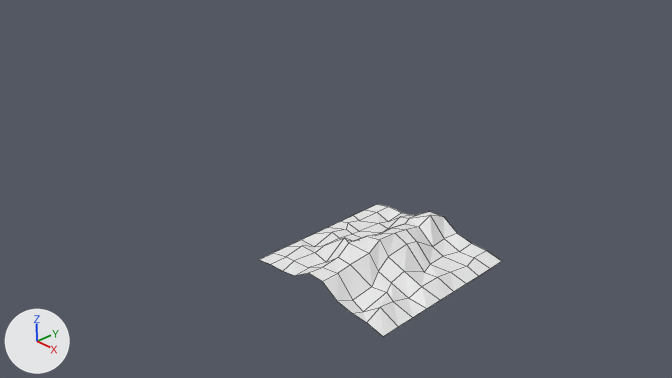
The Blender file Assets/Models/WallThick2.blend as it was, and as the next commit left it.
Rendered twice from the file's camera 'Camera'. Arrows for +X, +Y and +Z are at lower left; the lights stay in place. Mesh edges are drawn as thin lines.
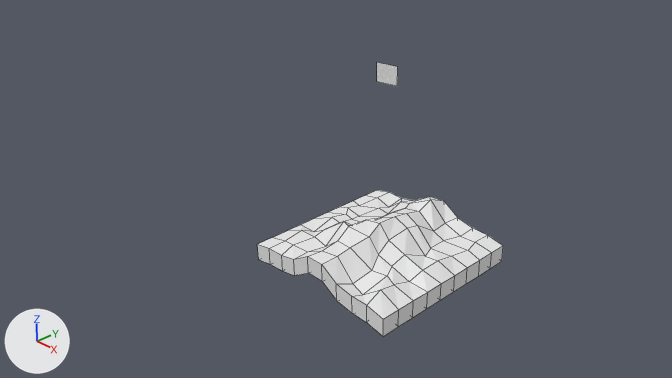
Changed parts and their boxes (x1, y1, x2, y2) in the pictures (672 x 378 px):
'Cube', reshaped: before (259, 204, 502, 336); after (257, 62, 503, 336)
part 1 of me_cube, built on: after (257, 62, 503, 336)

The edits, one by one:
me_cube is used by ob_cube; location (0.0, 0.0, 0.0); scale (3.0, 3.0, 3.0).
me_cube had 102 vertices, 81 faces, 1 loose edge and spanned x -0.502..0.498, y -0.006..1.002, z -0.509..0.56.
me_cube now has 204 vertices, 199 faces and spans x -0.502..0.498, y -0.007..1.002, z -0.509..0.666.
Part 1, on me_cube:
1 loose edge is deleted.
72 vertices are added at x -0.502..0.498, y -0.001..0.997, z -0.403..-0.208.
22 new vertices lie (0.0, -0.001, 0.106) away from vertices in x -0.502..0.498, y -0.006..1.001, z -0.5..0.56.
8 new vertices lie (-0.001, -0.001, 0.106) away from vertices in x -0.391..0.388, y -0.004..1.002, z -0.479..0.56.
118 new faces join them.
